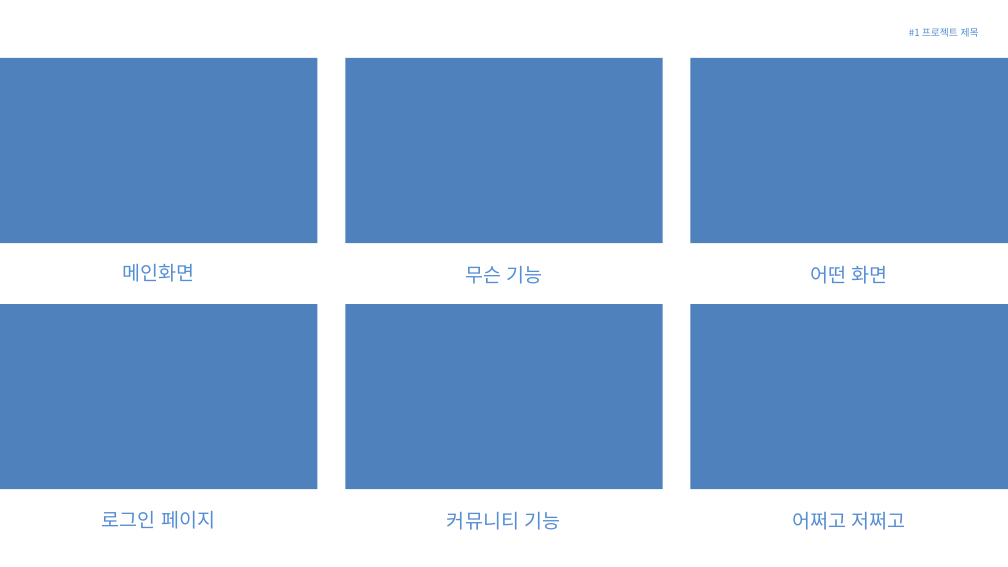
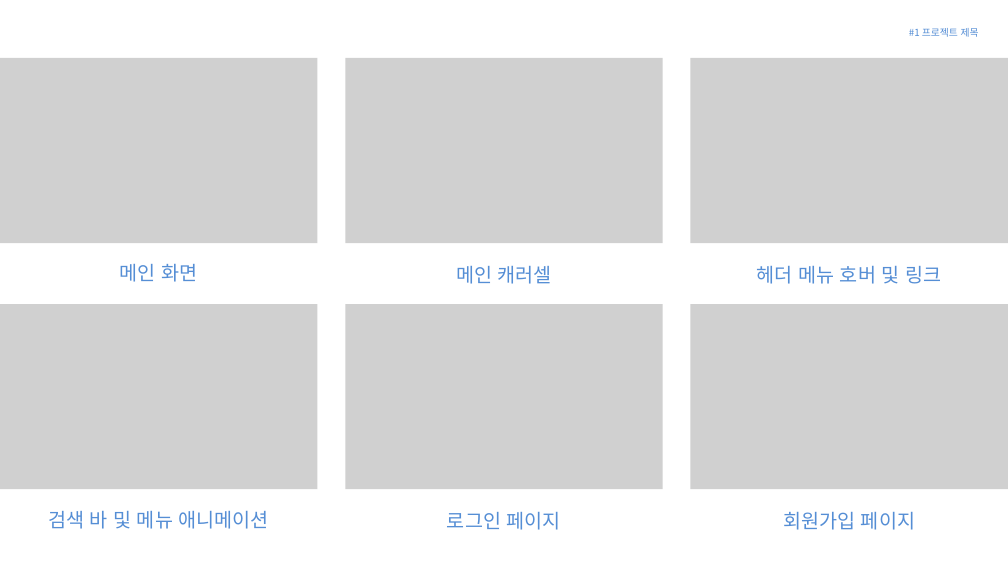
Before and after one commit to BosuMamemon/Screen_Implementation_Portfolio, a slide deck: slide 3 of 정현민 화면구현_포트폴리오 PPT.pptx (slide 4 before the commit). Drawn at 1008x567 pixels with LibreOffice and Linux fonts; fonts in the diff are those of the drawing; grey boxes stand for pictures. Boxes give left, top, right and bottom in pixels: in the first picture for what was removed or moved away, otherwise in the second. Text is boxed around its words. In the diff, an @@ line names an element or a change of style, - is before the commit and + after.

```diff
--- a/정현민 화면구현_포트폴리오 PPT.pptx
+++ b/정현민 화면구현_포트폴리오 PPT.pptx
@@ rectangle removed at [0,58,318,244] @@
@@ picture added at [0,58,318,244] @@
@@ rectangle removed at [346,58,663,244] @@
@@ picture added at [346,58,663,244] @@
@@ rectangle removed at [690,58,1008,244] @@
@@ picture added at [690,58,1008,244] @@
@@ text at [120,264,197,282]: spaces changed @@
-메인화면
+메인 화면
@@ text at [456,266,552,284]: text changed @@
-무슨 기능
+메인 캐러셀
@@ text at [757,266,941,284]: text changed @@
-어떤 화면
+헤더 메뉴 호버 및 링크
@@ rectangle removed at [0,304,318,490] @@
@@ picture added at [0,304,318,490] @@
@@ rectangle removed at [346,304,663,490] @@
@@ picture added at [346,304,663,490] @@
@@ rectangle removed at [690,304,1008,490] @@
@@ picture added at [690,304,1008,490] @@
@@ text at [48,511,269,529]: text changed @@
-로그인 페이지
+검색 바 및 메뉴 애니메이션
@@ text at [447,512,561,530]: text changed @@
-커뮤니티 기능
+로그인 페이지
@@ text at [783,512,915,530]: text changed @@
-어쩌고 저쩌고
+회원가입 페이지
```
Also in this commit, not shown: 2 other slides changed, 1 slide added, 2 slides removed, 8 other files.
